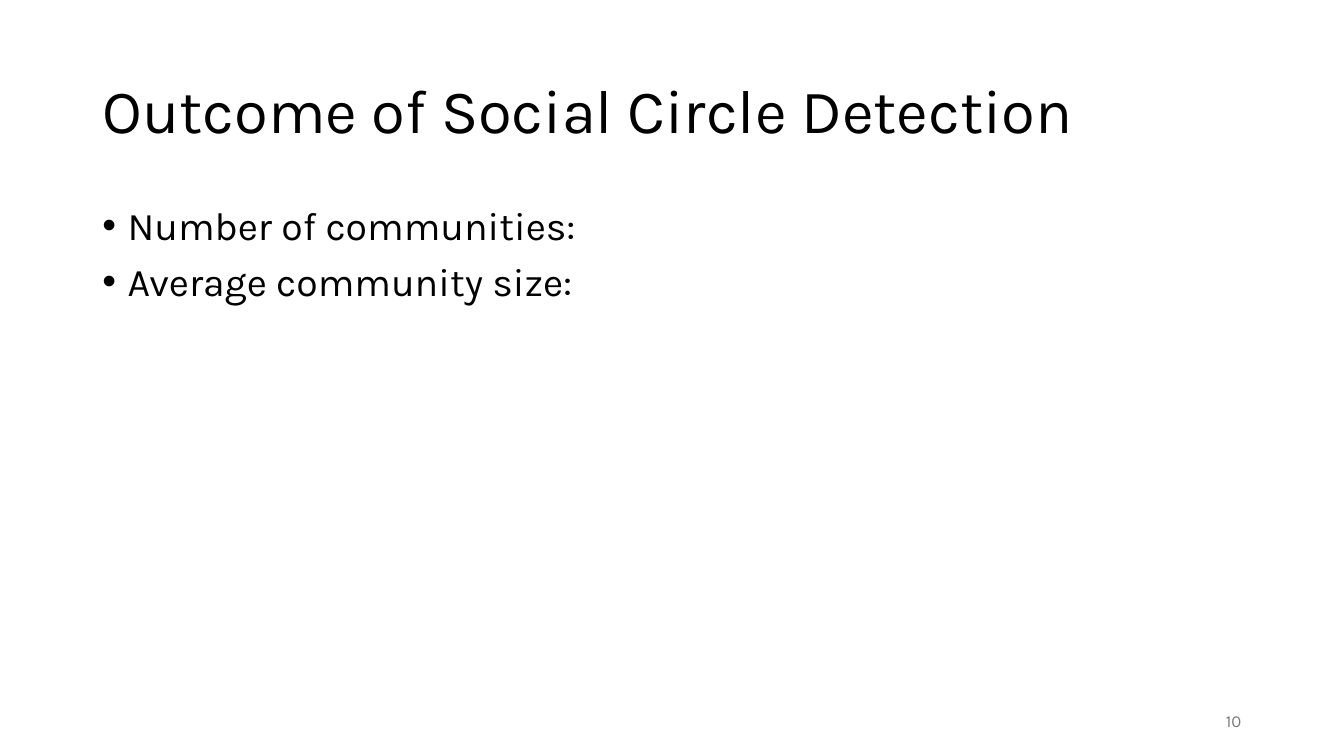
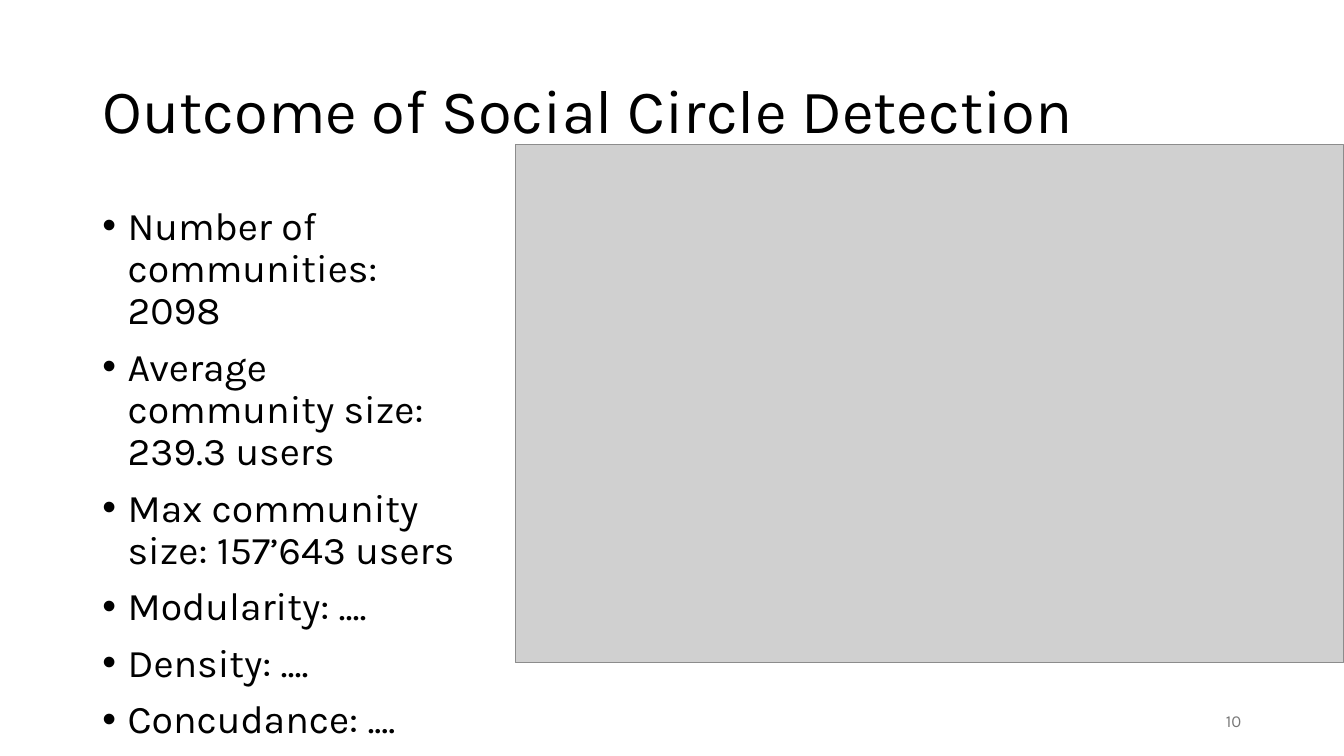
Before and after one commit to jonas-blum/data-mining-1, a slide deck: slide 10 of project/project-presentation-group51.pptx. Drawn at 1344x756 pixels with LibreOffice and Linux fonts; fonts in the diff are those of the drawing; grey boxes stand for pictures. Boxes give left, top, right and bottom in pixels: in the first picture for what was removed or moved away, otherwise in the second. Text is boxed around its words. In the diff, an @@ line names an element or a change of style, - is before the commit and + after.

```diff
--- a/project/project-presentation-group51.pptx
+++ b/project/project-presentation-group51.pptx
@@ picture added at bbox=[515, 145, 1344, 663] @@
@@ text at bbox=[128, 213, 454, 687]: text changed @@
-• Number of communities:
-• Average community size:
+• Number of communities: 2098
+• Average community size: 239.3 users
+• Max community size: 157’643 users
+• Modularity: ....
+• Density: ....
+• Concudance: ....
```
Also in this commit, not shown: 6 other slides changed, 1 slide added, 4 slides removed.
